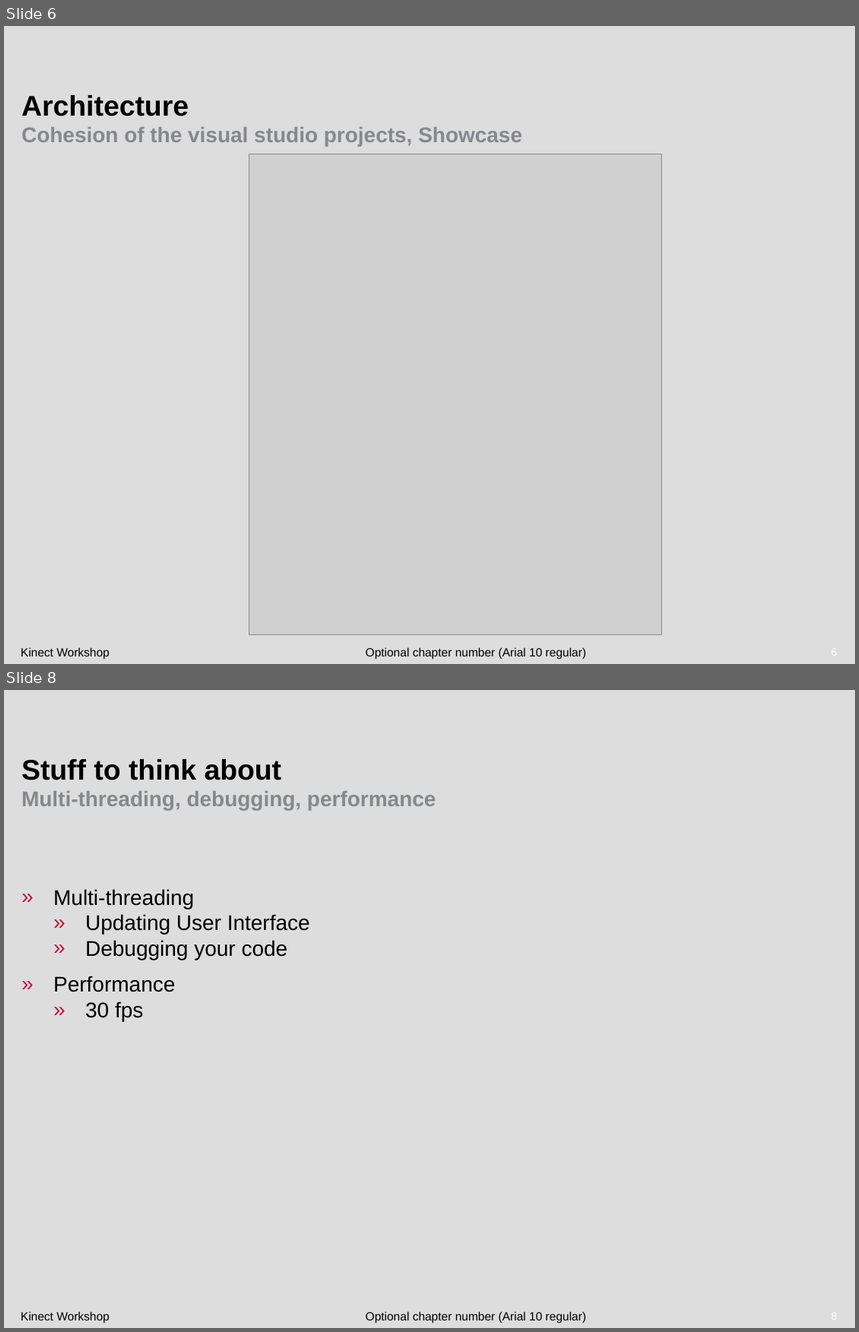
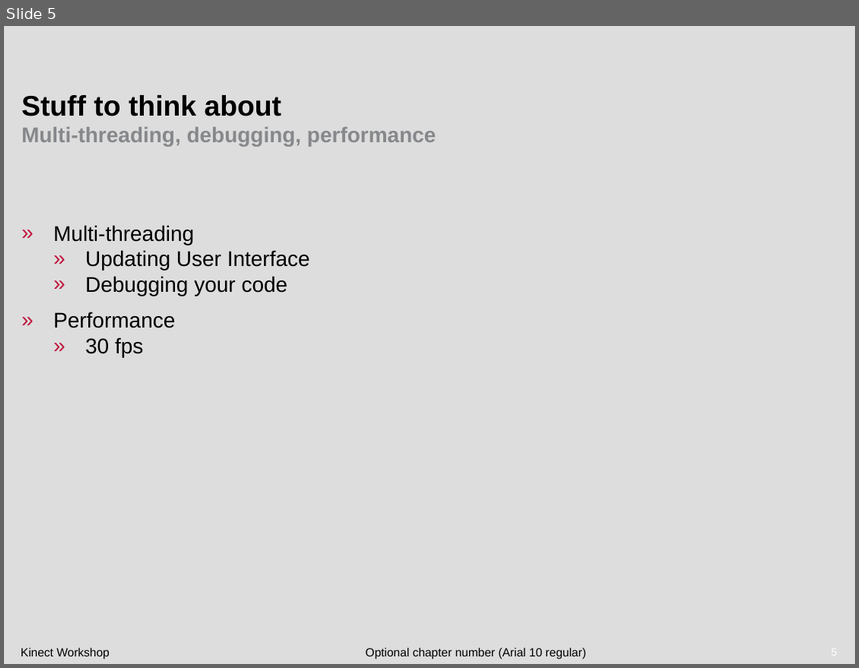
Before and after one commit to atosorigin/Kinect, a slide deck: doc/Demos/Workshop/Workshop presentation.pptx. Shown one above the other, each under a label of ours: slides 6 and 8 before the commit, slide 5 after it; the slides between them are not shown. The pictures are 859x1332 and 859x668 pixels, drawn with LibreOffice and Linux fonts; fonts in the diff are those of the drawing; grey boxes stand for pictures; background and template pictures are left out. Boxes give left, top, right and bottom in pixels: in the first picture for what was removed or moved away, otherwise in the second. Text is boxed around its words. In the diff, an @@ line names an element or a change of style, - is before the commit and + after.

```diff
--- a/doc/Demos/Workshop/Workshop presentation.pptx
+++ b/doc/Demos/Workshop/Workshop presentation.pptx
@@ slide 6 removed at [4, 26, 855, 664], background picture (left out); not listed: 2 template elements that a slide beside it also shows @@
@@ title removed at [21, 95, 189, 116] @@
-Architecture
@@ text removed at [21, 127, 522, 146] @@
-Cohesion of the visual studio projects, Showcase
@@ picture removed at [249, 154, 661, 636] @@
@@ text removed at [366, 648, 586, 660] @@
-Optional chapter number (Arial 10 regular)
@@ what was slide 8 is now slide 5 @@
```
Also in this commit, not shown: 4 slides changed, 2 other slides removed.
